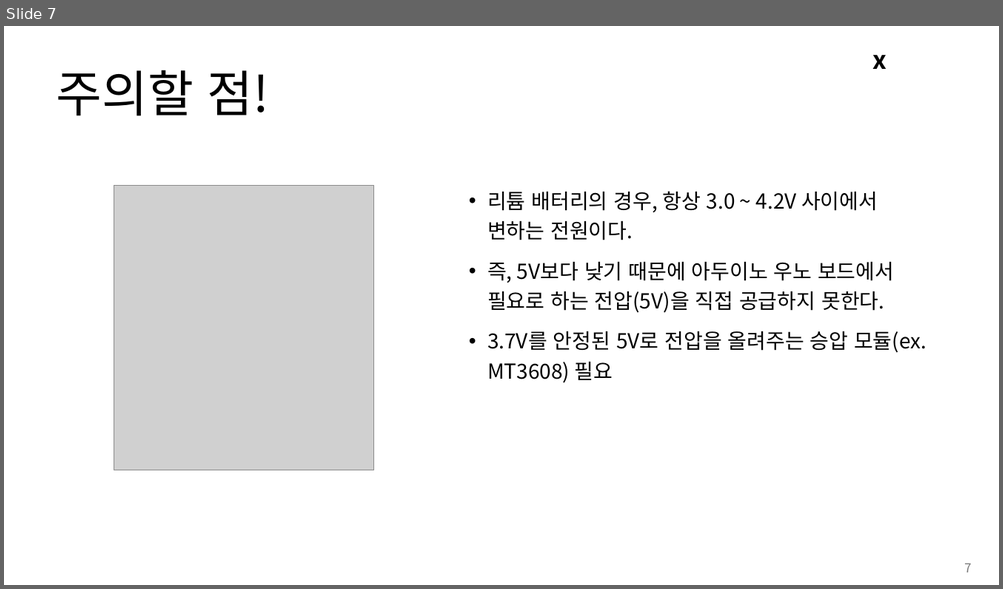
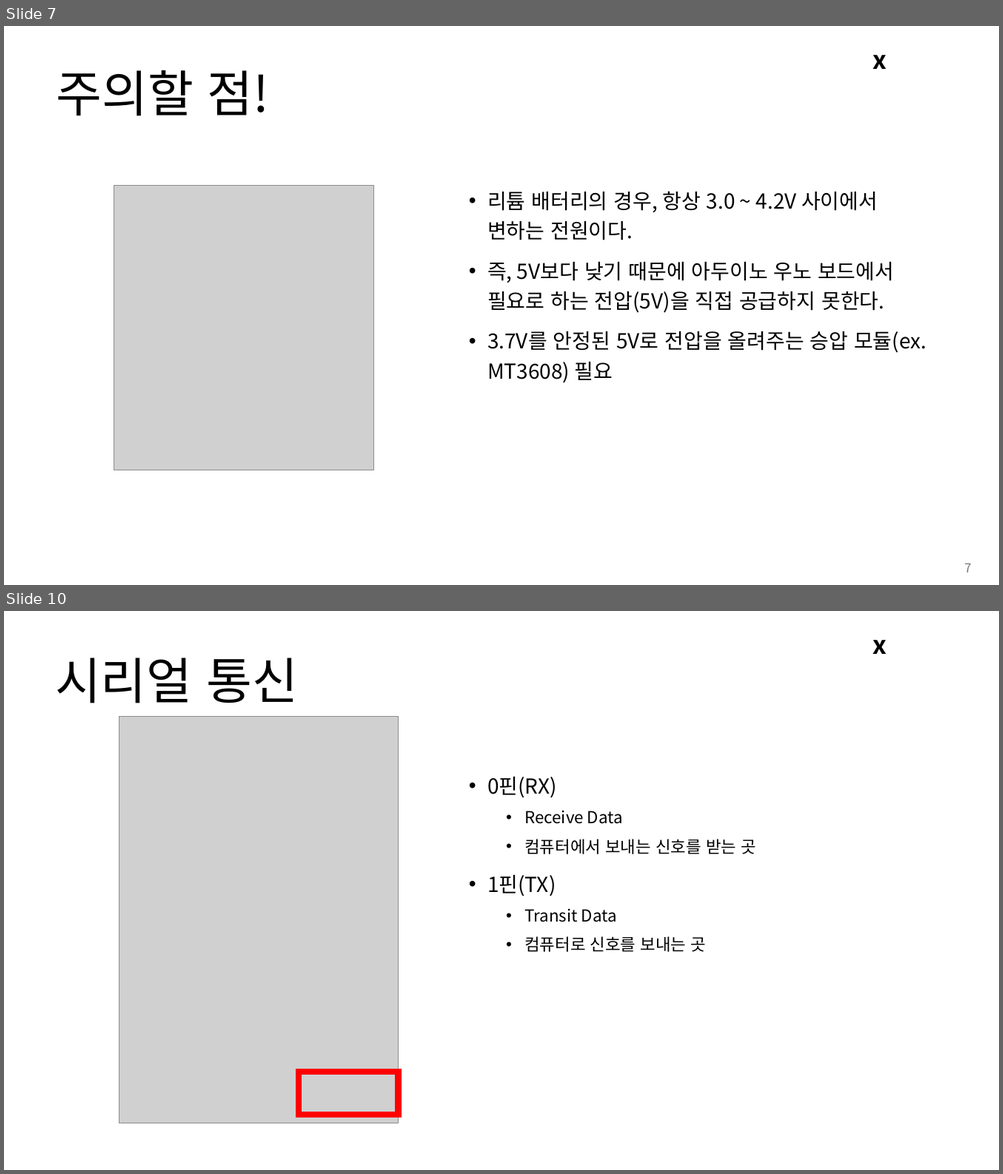
Before and after one commit to Leader-Lesson/KDT_RE_3rd, a slide deck: material/Arduino/05_태양광패널.pptx. Shown one above the other, each under a label of ours: slide 7 before the commit, slides 7 and 10 after it; the slides between them are not shown. The pictures are 1003x589 and 1003x1174 pixels, drawn with LibreOffice and Linux fonts; fonts in the diff are those of the drawing; grey boxes stand for pictures; background and template pictures are left out. Boxes give left, top, right and bottom in pixels: in the first picture for what was removed or moved away, otherwise in the second. Text is boxed around its words. In the diff, an @@ line names an element or a change of style, - is before the commit and + after.

```diff
--- a/material/Arduino/05_태양광패널.pptx
+++ b/material/Arduino/05_태양광패널.pptx
@@ slide 10 added at <box>4,611,999,1170</box>, background #FFFFFF; not listed: 1 template element that a slide beside it also shows @@
@@ title added at <box>55,658,298,703</box>, 48 pt, text #000000 @@
+시리얼 통신
@@ picture added at <box>119,716,398,1124</box> @@
@@ text added at <box>487,777,756,952</box>, 16 pt, text #000000 @@
+• 0핀(RX)
+  • Receive Data
+  • 컴퓨터에서 보내는 신호를 받는 곳
+• 1핀(TX)
+  • Transit Data
+  • 컴퓨터로 신호를 보내는 곳
@@ rectangle added at <box>299,1072,398,1115</box>, outline #FF0000 6 pt @@
```
Also in this commit, not shown: 2 slides changed, 47 other slides added, 5 slides removed, 10 other files.
